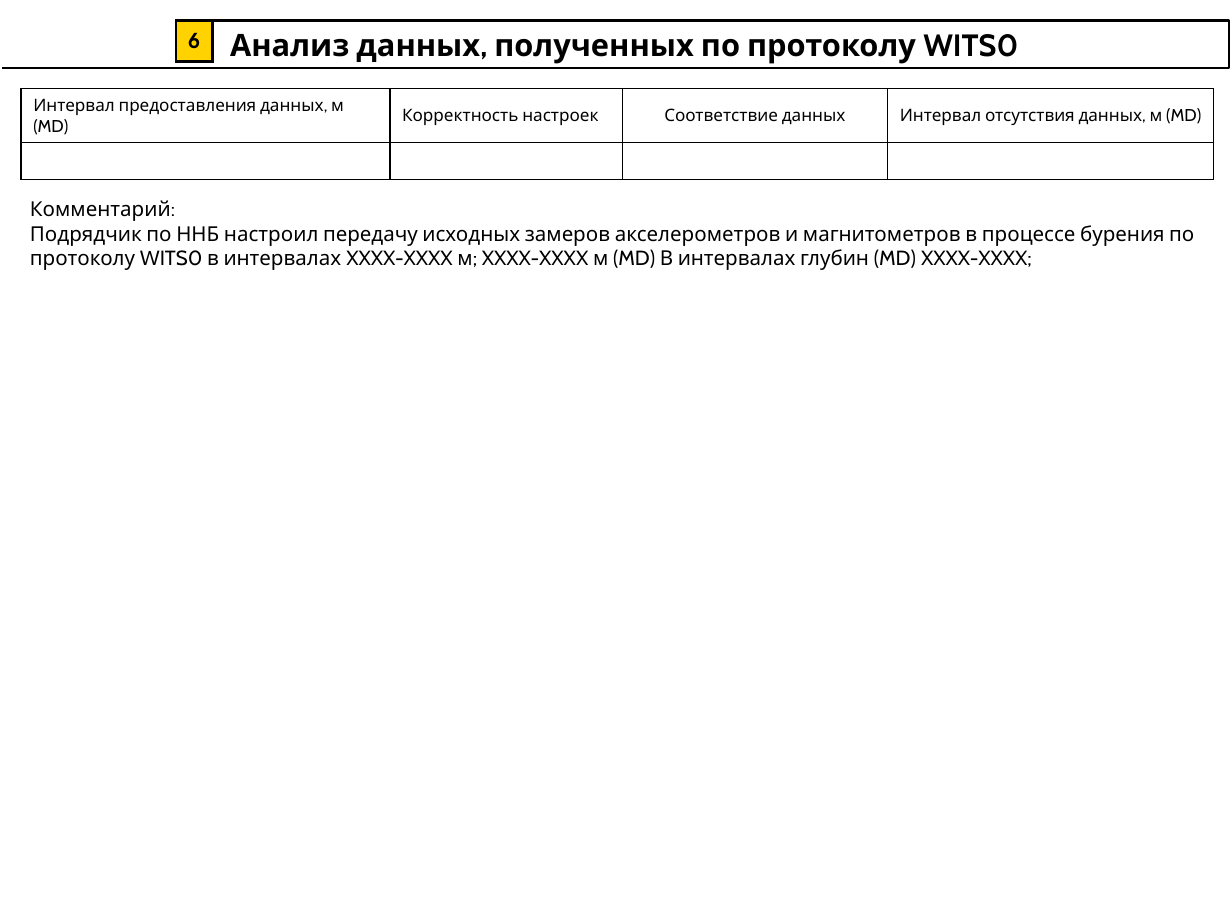
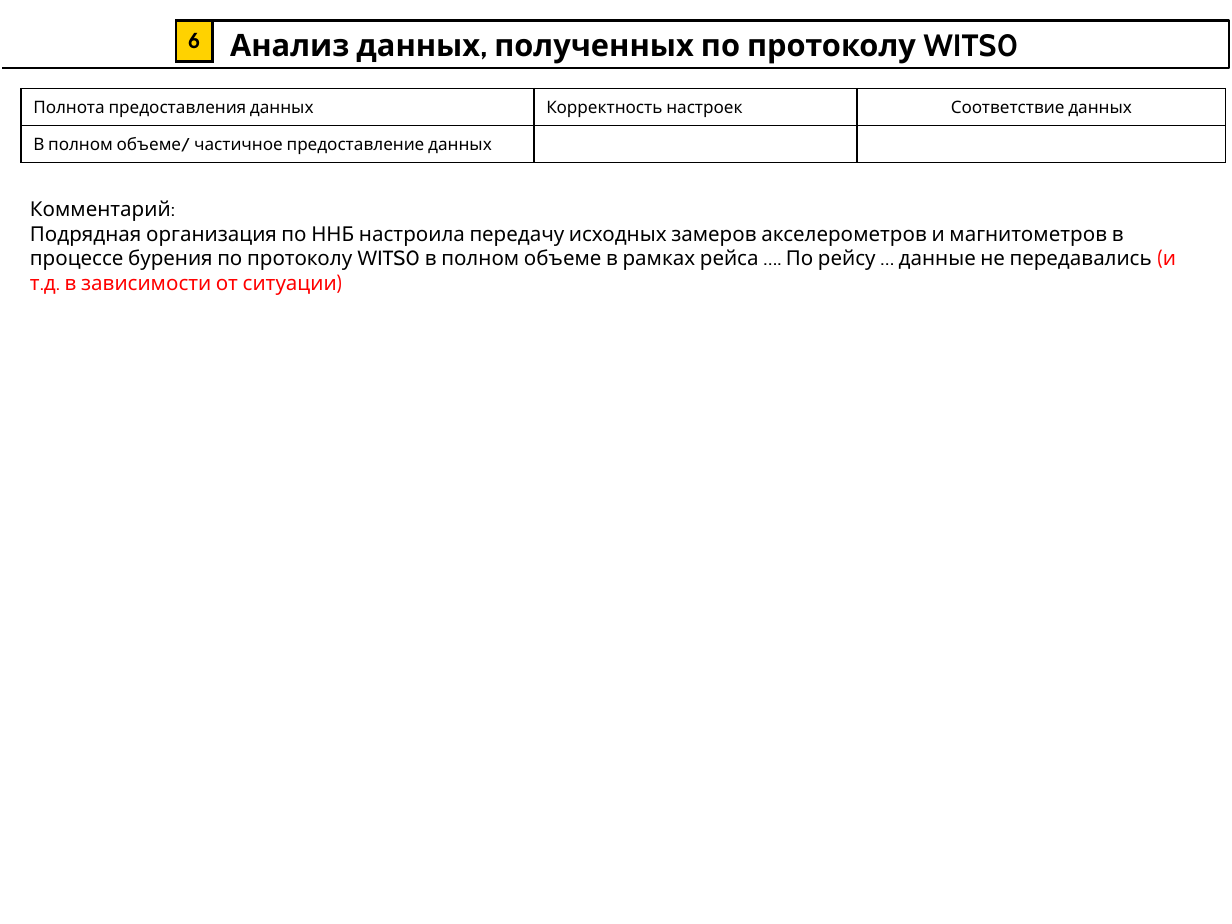
Before and after one commit to SVETA12345/UZM_excel, a slide deck: slide 6 of files/Шаблон/Самотлорское_итоговый_ВНС.pptx. Drawn at 1232x924 pixels with LibreOffice and Linux fonts; fonts in the diff are those of the drawing; background and template pictures are left out. Boxes give left, top, right and bottom in pixels: in the first picture for what was removed or moved away, otherwise in the second. Text is boxed around its words. In the diff, an @@ line names an element or a change of style, - is before the commit and + after.

```diff
--- a/files/Шаблон/Самотлорское_итоговый_ВНС.pptx
+++ b/files/Шаблон/Самотлорское_итоговый_ВНС.pptx
@@ table at (x1=21, y1=89, x2=1225, y2=163) @@
-column 1, row 1: Интервал предоставления данных, м (MD)
+column 1, row 1: Полнота предоставления данных
-column 1, row 2: 
+column 1, row 2: В полном объеме/ частичное предоставление данных
-column 4: Интервал отсутствия данных, м (MD) | 
@@ table resized from (x1=21, y1=89, x2=1215, y2=163) to (x1=21, y1=89, x2=1225, y2=163) @@
@@ text at (x1=30, y1=226, x2=1176, y2=295): text changed @@
-Подрядчик по ННБ настроил передачу исходных замеров акселерометров и магнитометров в процессе бурения по протоколу WITS0 в интервалах XXXX-XXXX м; XXXX-XXXX м (MD) В интервалах глубин (MD) XXXX-XXXX;
+Подрядная организация по ННБ настроила передачу исходных замеров акселерометров и магнитометров в процессе бурения по протоколу WITS0 в полном объеме в рамках рейса …. По рейсу … данные не передавались (и т.д. в зависимости от ситуации)
```
Also in this commit, not shown: 2 other slides changed, 13 other files.
